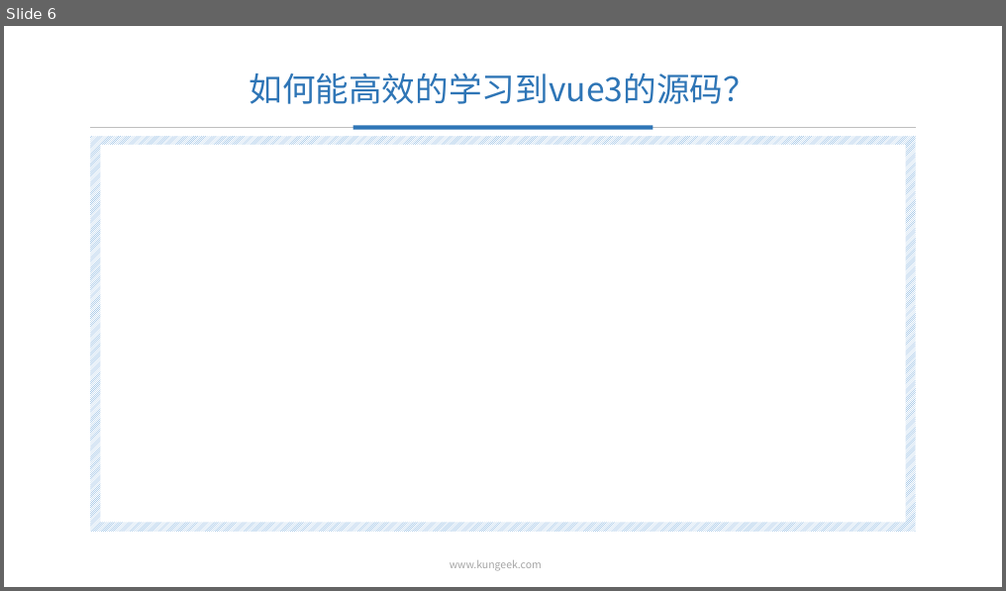
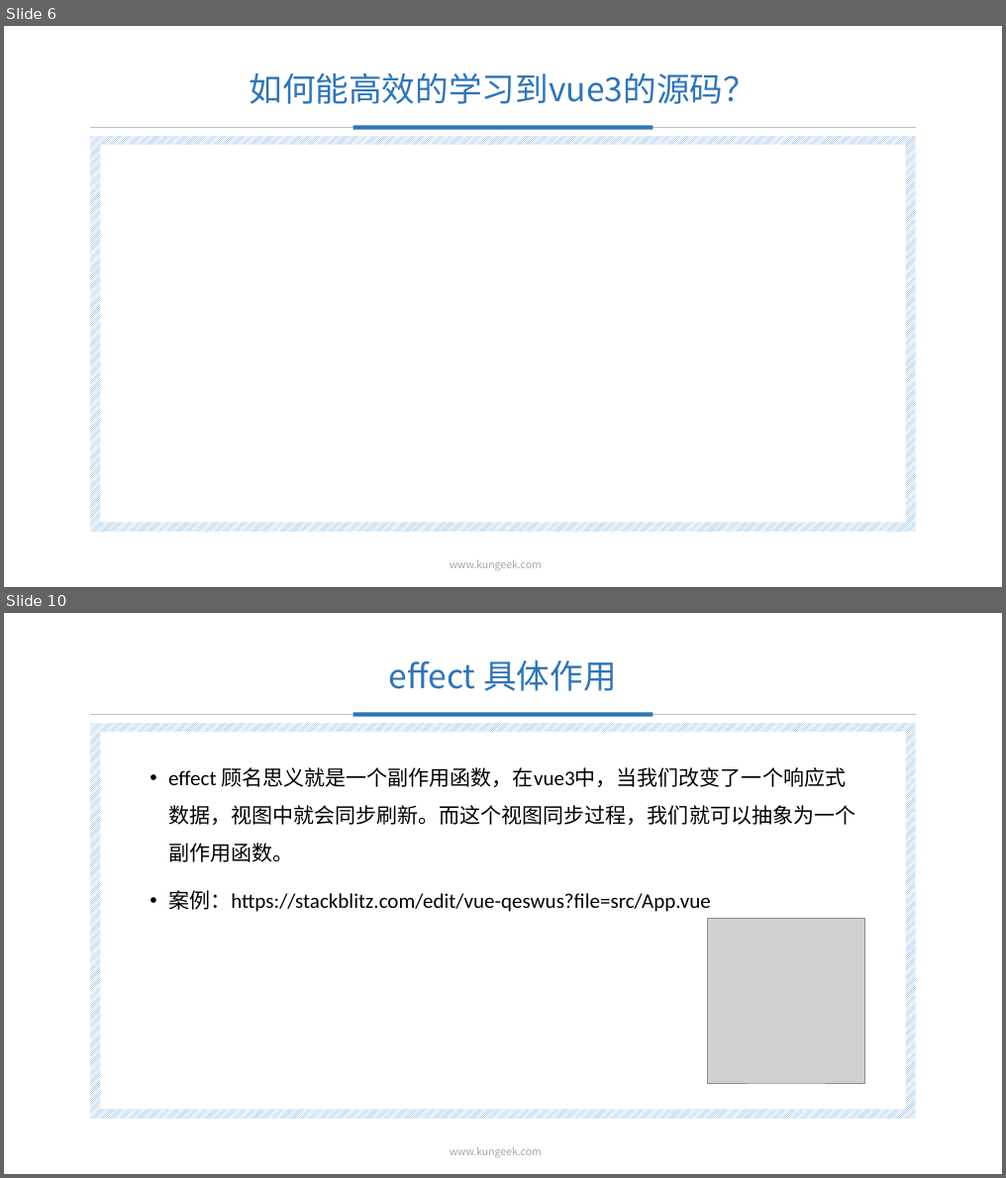
Before and after one commit to chenJinYuDo/cjy-mini-vue, a slide deck: doc/mini-vue3(vue3的最小实现).pptx. Shown one above the other, each under a label of ours: slide 6 before the commit, slides 6 and 10 after it; the slides between them are not shown. The pictures are 1006x591 and 1006x1178 pixels, drawn with LibreOffice and Linux fonts; fonts in the diff are those of the drawing; grey boxes stand for pictures; background and template pictures are left out. Boxes give left, top, right and bottom in pixels: in the first picture for what was removed or moved away, otherwise in the second. Text is boxed around its words. In the diff, an @@ line names an element or a change of style, - is before the commit and + after.

```diff
--- a/doc/mini-vue3(vue3的最小实现).pptx
+++ b/doc/mini-vue3(vue3的最小实现).pptx
@@ slide 10 added at box(4, 613, 1002, 1174), background picture (left out); not listed: 5 template elements that a slide beside it also shows @@
@@ title added at box(389, 661, 616, 691), 32 pt, text #2E75B6 @@
+effect 具体作用
@@ text added at box(168, 767, 855, 912), 20 pt, text #000000 @@
+• effect 顾名思义就是一个副作用函数，在vue3中，当我们改变了一个响应式数据，视图中就会同步刷新。而这个视图同步过程，我们就可以抽象为一个副作用函数。
+• 案例：https://stackblitz.com/edit/vue-qeswus?file=src/App.vue
@@ picture added at box(708, 919, 865, 1083) @@
```
Also in this commit, not shown: 2 slides changed, 10 other slides added, 2 slides removed, 2 other files.
